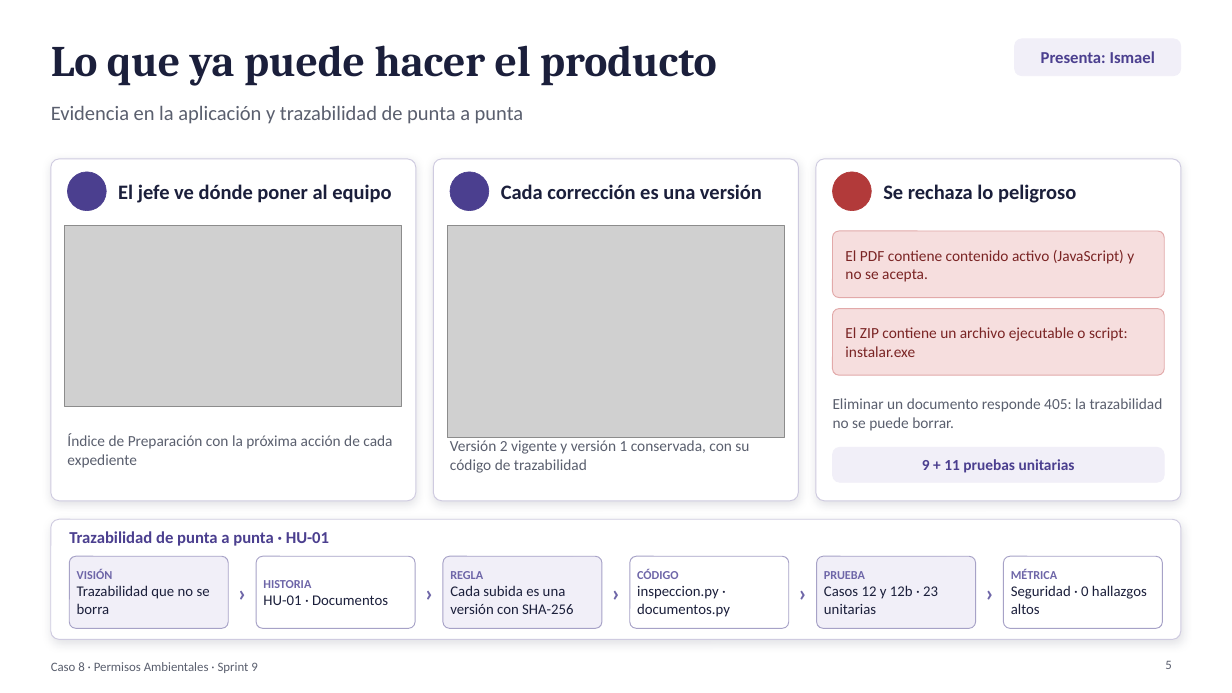
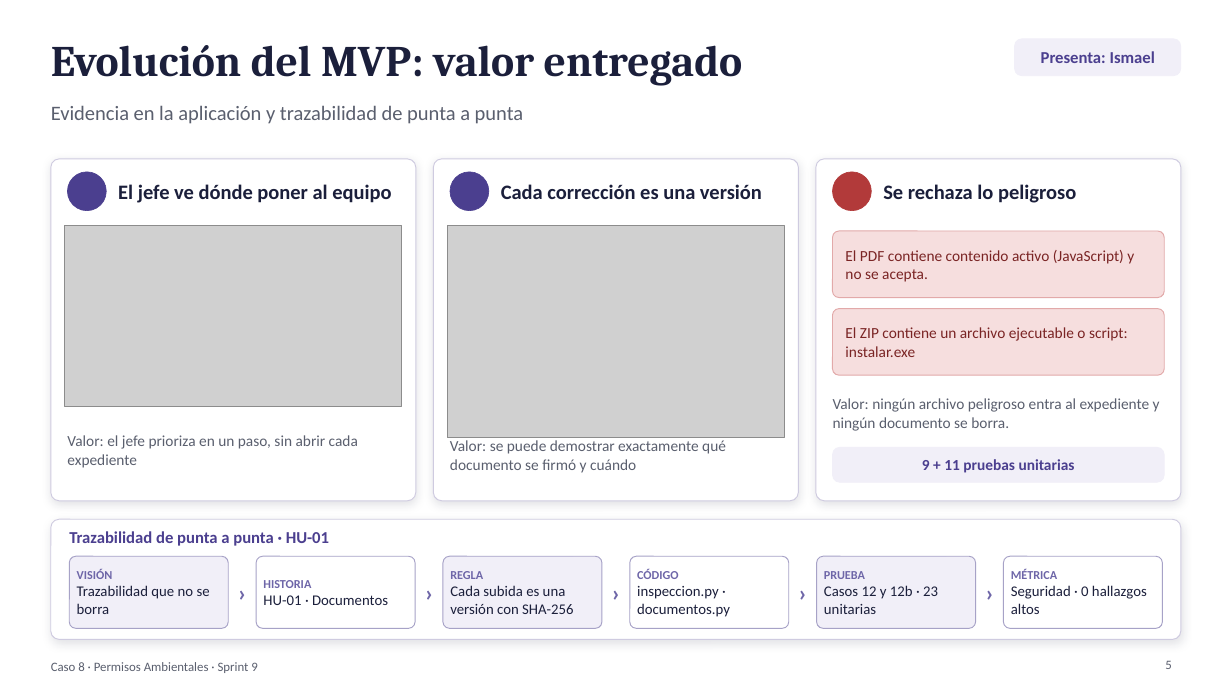
Before and after one commit to topicos127/Caso-8---Permisos-ambientales, a slide deck: slide 5 of docs/Presentacion_Sprint9_Caso8.pptx. Drawn at 1232x693 pixels with LibreOffice and Linux fonts; fonts in the diff are those of the drawing; grey boxes stand for pictures; background and template pictures are left out. Boxes give left, top, right and bottom in pixels: in the first picture for what was removed or moved away, otherwise in the second. Text is boxed around its words. In the diff, an @@ line names an element or a change of style, - is before the commit and + after.

```diff
--- a/docs/Presentacion_Sprint9_Caso8.pptx
+++ b/docs/Presentacion_Sprint9_Caso8.pptx
@@ title at [51,45,743,86]: text changed @@
-Lo que ya puede hacer el producto
+Evolución del MVP: valor entregado
@@ text at [833,398,1160,431]: text changed @@
-Eliminar un documento responde 405: la trazabilidad no se puede borrar.
+Valor: ningún archivo peligroso entra al expediente y ningún documento se borra.
@@ text at [67,435,358,468]: text changed @@
-Índice de Preparación con la próxima acción de cada expediente
+Valor: el jefe prioriza en un paso, sin abrir cada expediente
@@ text at [450,440,726,473]: text changed @@
-Versión 2 vigente y versión 1 conservada, con su código de trazabilidad
+Valor: se puede demostrar exactamente qué documento se firmó y cuándo
```
Also in this commit, not shown: 8 other slides changed.
